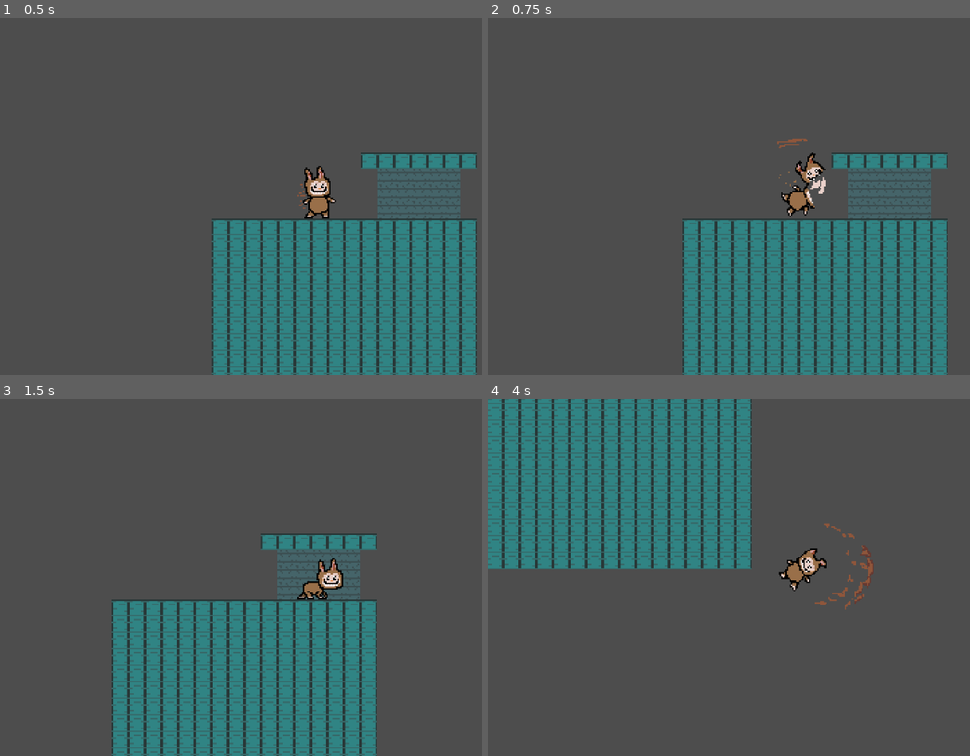
Above: before the commit, frames 1-4 (two rows, left to right).
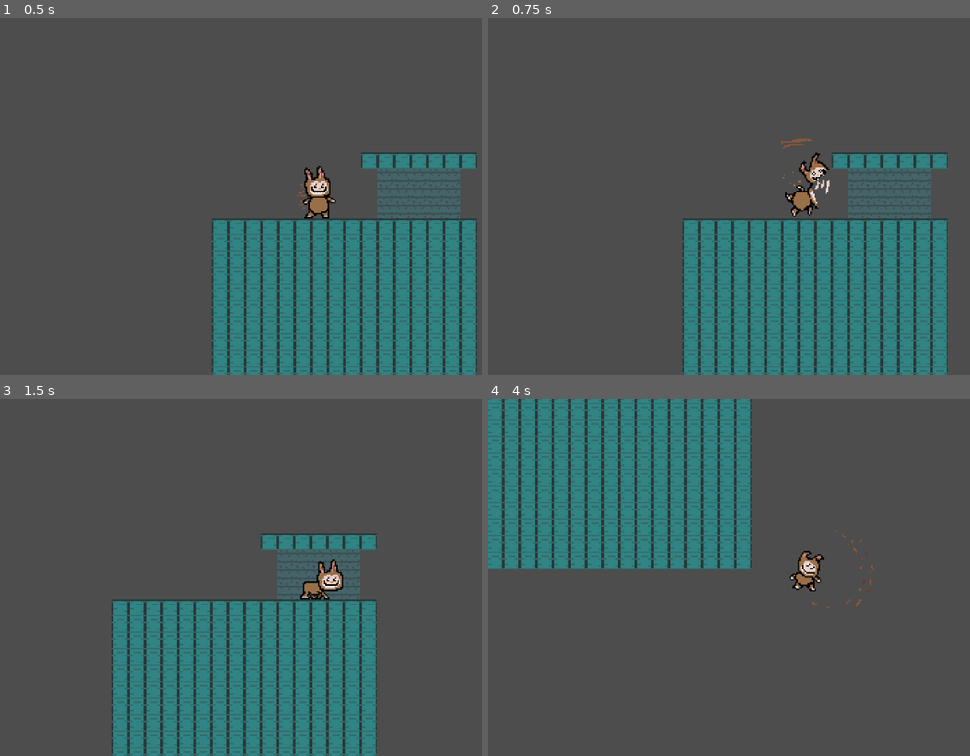
Above: after the commit, the same moments.

Repository: anan568/Codename-SLGGD
Game: Godot game, scene res://levels/cyan_city.tscn
The game is run twice, just before and just after one commit, with the same random seed, the same clock (stepped at 60 frames per second) and the same inputs. The project has no main scene, so this scene is started directly.
Inputs (mouse positions are in pixels of both pictures, inside the frame that each line leads up to):
- Up to frame 1 (0.5 s): no input
- Up to frame 2 (0.75 s): move the mouse to (945, 178) at 0.52 s; hold D (right) from 0.53 s (still down); click (945, 178) at 0.6 s
- Up to frame 3 (1.5 s): keep holding D (right); tap Space (jump) at 0.77 s; move the mouse to (192, 595) at 1.27 s; right-click (192, 595) at 1.35 s
- Up to frame 4 (4 s): tap Space (jump) at 1.52, 3.02, 3.77 s; move the mouse to (868, 498) at 2.02 s; release D (right) at 2.03 s; hold A (left) 2.03-2.78 s; click (868, 498) at 2.1 s; move the mouse to (772, 648) at 2.77 s; hold D (right) from 2.78 s (still down); right-click (772, 648) at 2.85 s; move the mouse to (outside the picture) at 3.52 s; click (outside the picture) at 3.6 s

Frame 1 is identical in both runs. In frame 2, 0.8% of the frame differs, in the area x 60-71%, y 33-56%; in frame 3, 0.3%; in frame 4, 1.0%, in the area x 60-80%, y 34-60%.

Commit message:
visual updates

Diff:
--- a/levels/cyan_city.tscn
+++ b/levels/cyan_city.tscn
@@ -40,6 +40,10 @@
 [sub_resource type="AtlasTexture" id="AtlasTexture_vfpbs"]
 atlas = ExtResource("3_ikgfs")
 region = Rect2(512, 0, 128, 128)
+
+[sub_resource type="AtlasTexture" id="AtlasTexture_bxec0"]
+atlas = ExtResource("3_ikgfs")
+region = Rect2(640, 0, 128, 128)
 
 [sub_resource type="AtlasTexture" id="AtlasTexture_ikgfs"]
 atlas = ExtResource("2_xvadc")
@@ -86,6 +90,9 @@
 }, {
 "duration": 1.0,
 "texture": SubResource("AtlasTexture_vfpbs")
+}, {
+"duration": 1.0,
+"texture": SubResource("AtlasTexture_bxec0")
 }],
 "loop": false,
 "name": &"bite",
@@ -146,7 +153,7 @@
 sprite_frames = SubResource("SpriteFrames_124wg")
 animation = &"bite"
 autoplay = "idle"
-frame = 4
+frame = 5
 frame_progress = 1.0
 
 [node name="CollisionShape2D" type="CollisionShape2D" parent="Gina Labubu"]
Not shown: 1 places in levels/cyan_city.tscn that only renumber resources
Binary file changed: sprites/characters/gina labubu/bite_gina_labubu.aseprite
Binary file changed: sprites/characters/gina labubu/bite_gina_labubu.png
